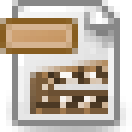
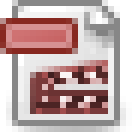
Comparing the layer stacks of the two 132 x 132 images. Changes:
pixels changed over [0, 18, 108, 114] (layer not identified)
